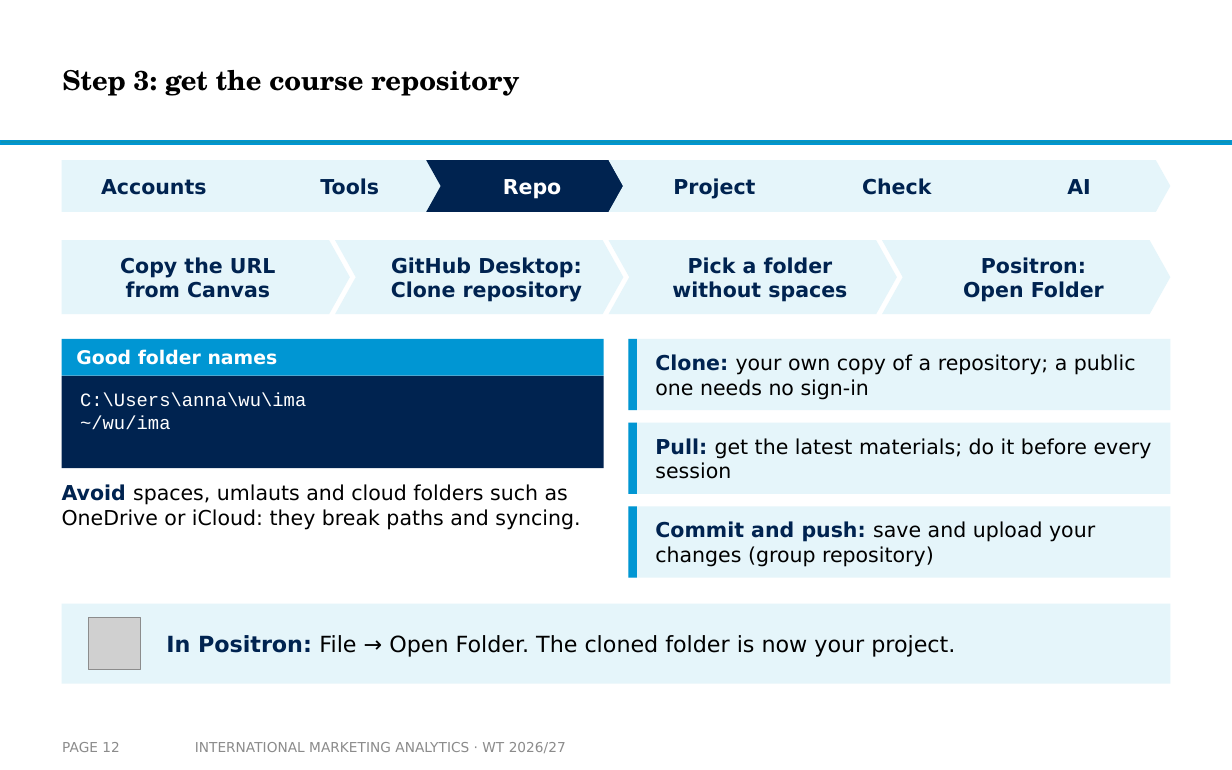
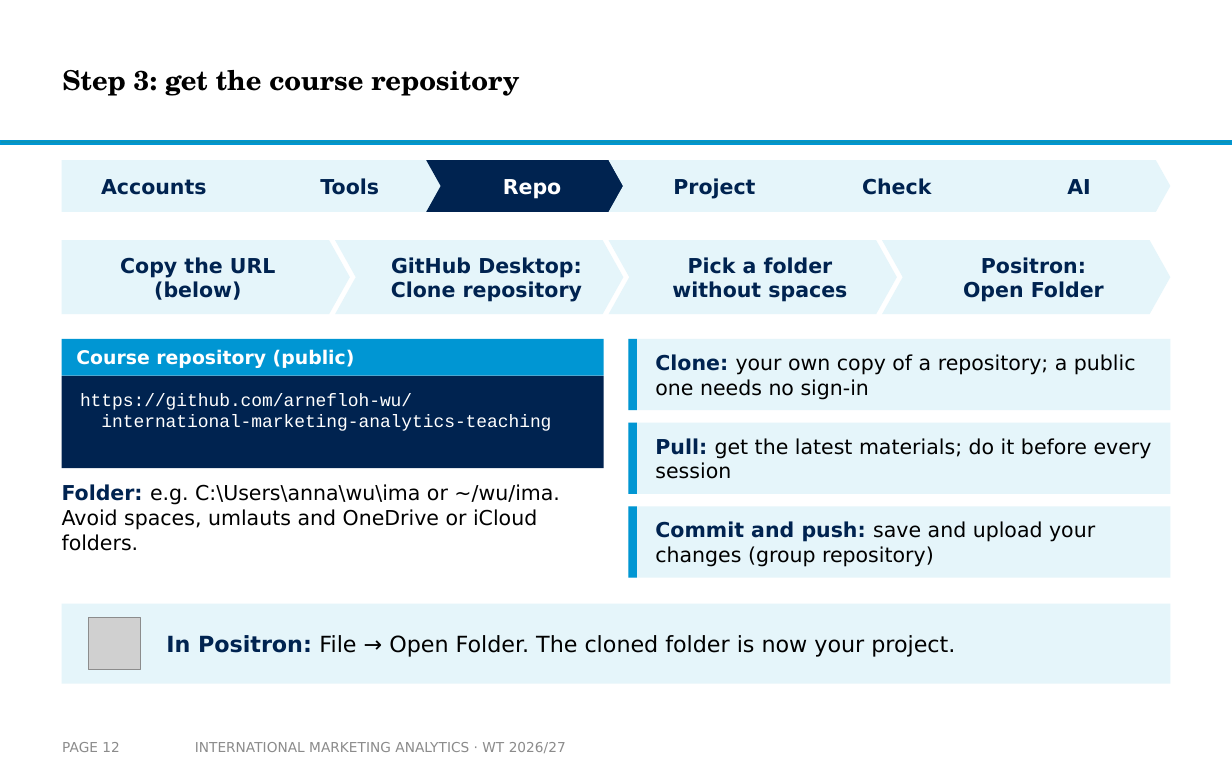
Before and after one commit to arnefloh-wu/International-Marketing-Analytics, a slide deck: slide 12 of slides/01a_setup-and-registration_WT26-27.pptx. Drawn at 1232x770 pixels with LibreOffice and Linux fonts; fonts in the diff are those of the drawing; grey boxes stand for pictures; background and template pictures are left out. Boxes give left, top, right and bottom in pixels: in the first picture for what was removed or moved away, otherwise in the second. Text is boxed around its words. In the diff, an @@ line names an element or a change of style, - is before the commit and + after.

```diff
--- a/slides/01a_setup-and-registration_WT26-27.pptx
+++ b/slides/01a_setup-and-registration_WT26-27.pptx
@@ text in pentagon arrow at (x1=120, y1=257, x2=275, y2=300): text changed @@
-Copy the URL
-from Canvas
+Copy the URL
+(below)
@@ text at (x1=76, y1=349, x2=355, y2=368): text changed @@
-Good folder names
+Course repository (public)
@@ text at (x1=80, y1=393, x2=551, y2=431): text changed; size 11 to 10.5 pt @@
-C:\Users\anna\wu\ima
-~/wu/ima
+https://github.com/arnefloh-wu/
+international-marketing-analytics-teaching
@@ text at (x1=62, y1=484, x2=560, y2=551): text changed @@
-Avoid spaces, umlauts and cloud folders such as OneDrive or iCloud: they break paths and syncing.
+Folder: e.g. C:\Users\anna\wu\ima or ~/wu/ima. Avoid spaces, umlauts and OneDrive or iCloud folders.
```
Also in this commit, not shown: 6 other slides changed, 9 slides added, 1 slide removed, 12 other files.
